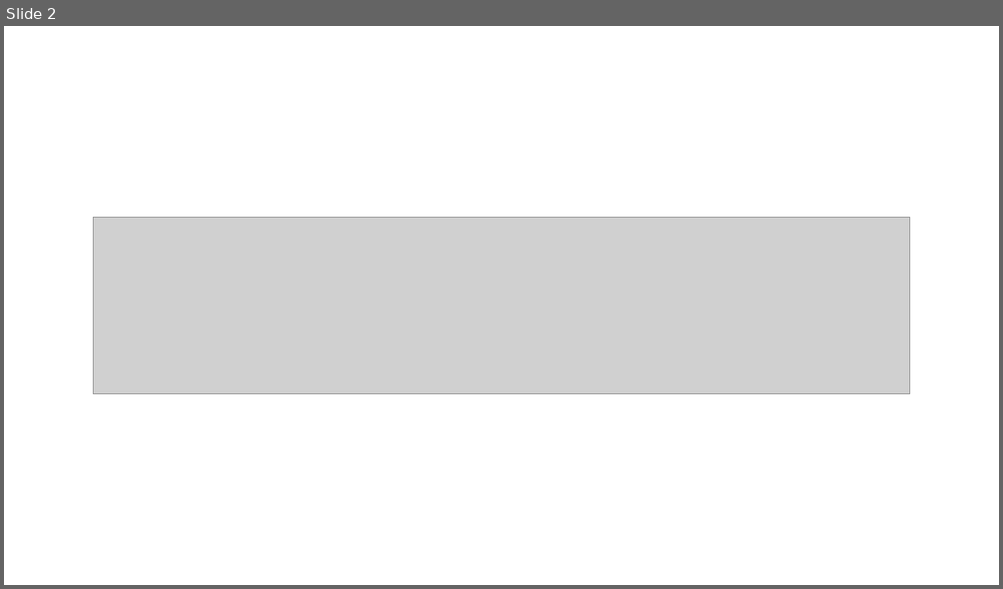
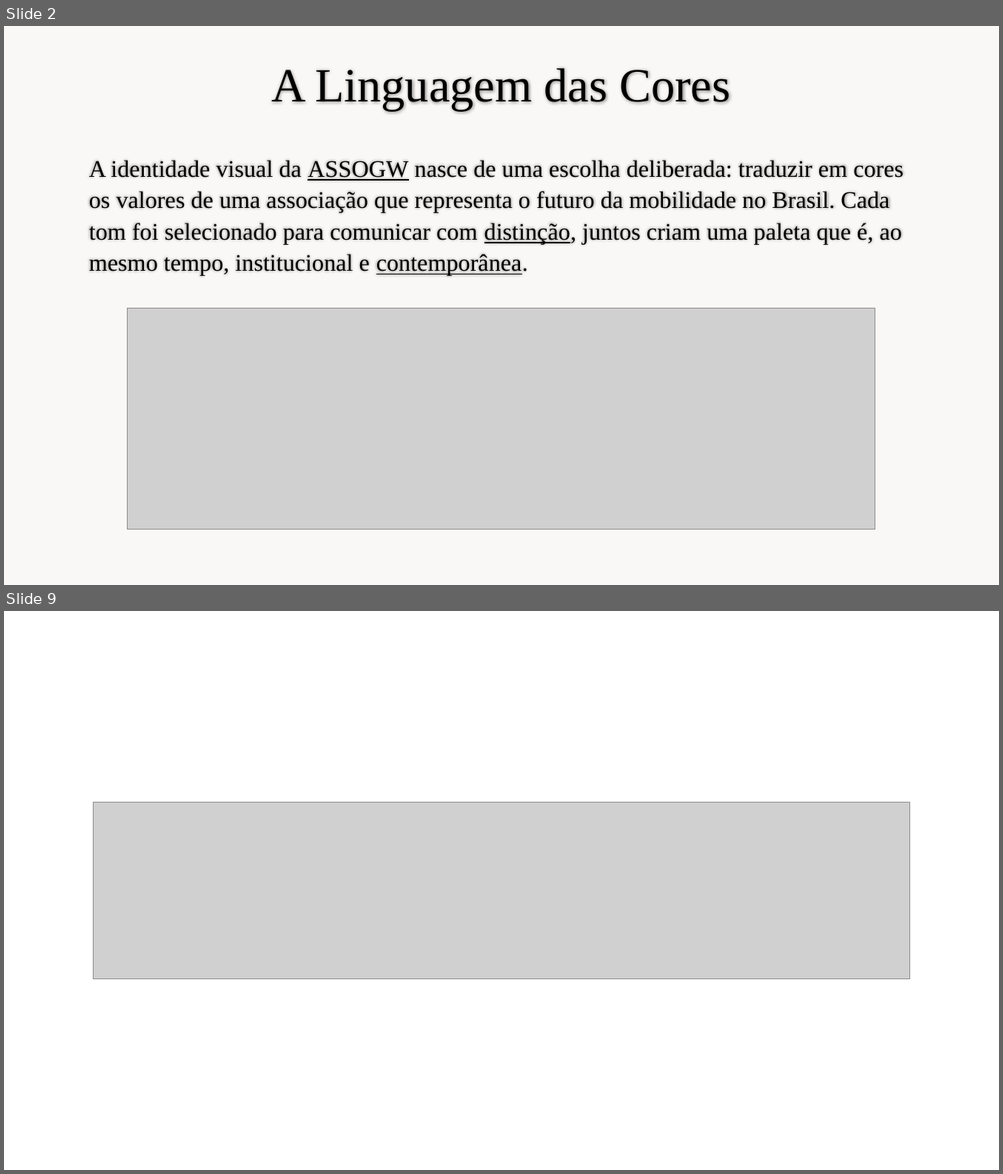
Before and after one commit to cleitontortato/assogw-site, a slide deck: design/assogw-v1.pptx. Shown one above the other, each under a label of ours: slide 2 before the commit, slides 2 and 9 after it; the slides between them are not shown. The pictures are 1003x589 and 1003x1174 pixels, drawn with LibreOffice and Linux fonts; fonts in the diff are those of the drawing; grey boxes stand for pictures; background and template pictures are left out. Boxes give left, top, right and bottom in pixels: in the first picture for what was removed or moved away, otherwise in the second. Text is boxed around its words. In the diff, an @@ line names an element or a change of style, - is before the commit and + after.

Commit message:
New version of assogw-v1

```diff
--- a/design/assogw-v1.pptx
+++ b/design/assogw-v1.pptx
@@ slide 2 added at [4,26,999,585], background #FAF8F6 @@
@@ title added at [271,68,730,110], 46 pt, text #000000 @@
+A Linguagem das Cores
@@ text added at [89,160,903,276], 23 pt, text #000000 @@
+A identidade visual da ASSOGW nasce de uma escolha deliberada: traduzir em cores os valores de uma associação que representa o futuro da mobilidade no Brasil. Cada tom foi selecionado para comunicar com distinção, juntos criam uma paleta que é, ao mesmo tempo, institucional e contemporânea.
@@ picture added at [127,309,875,530] @@
@@ what was slide 2 is now slide 9 @@
```
Also in this commit, not shown: 7 other slides added, 2 slides removed, 2 other files.
